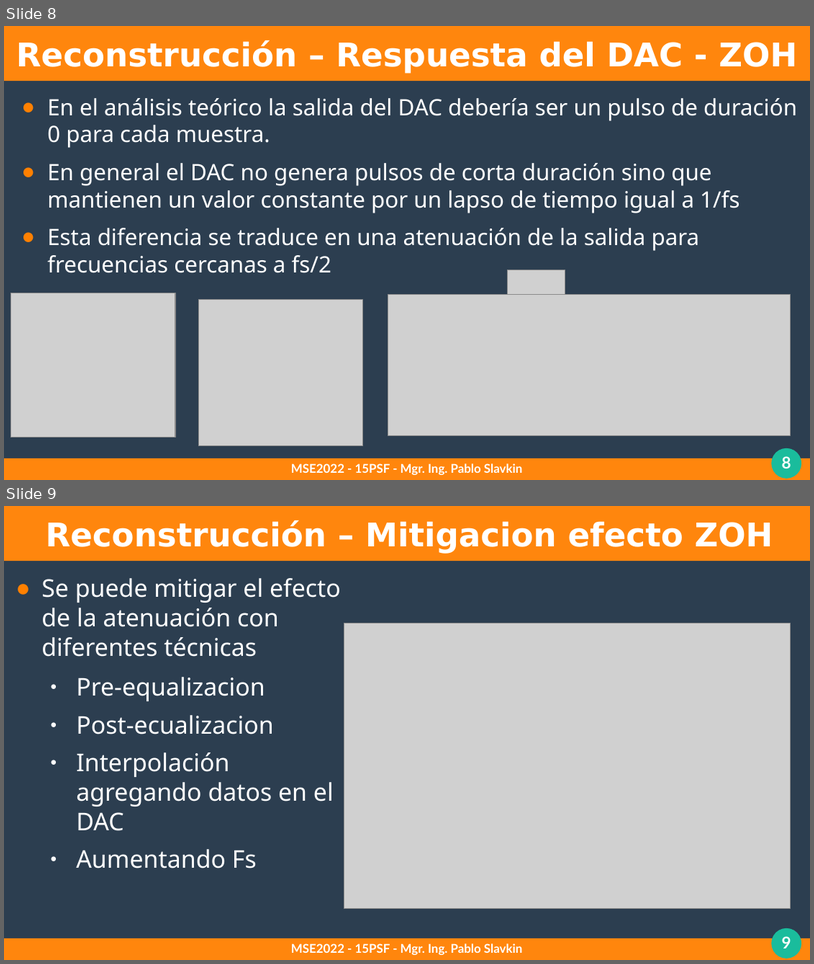
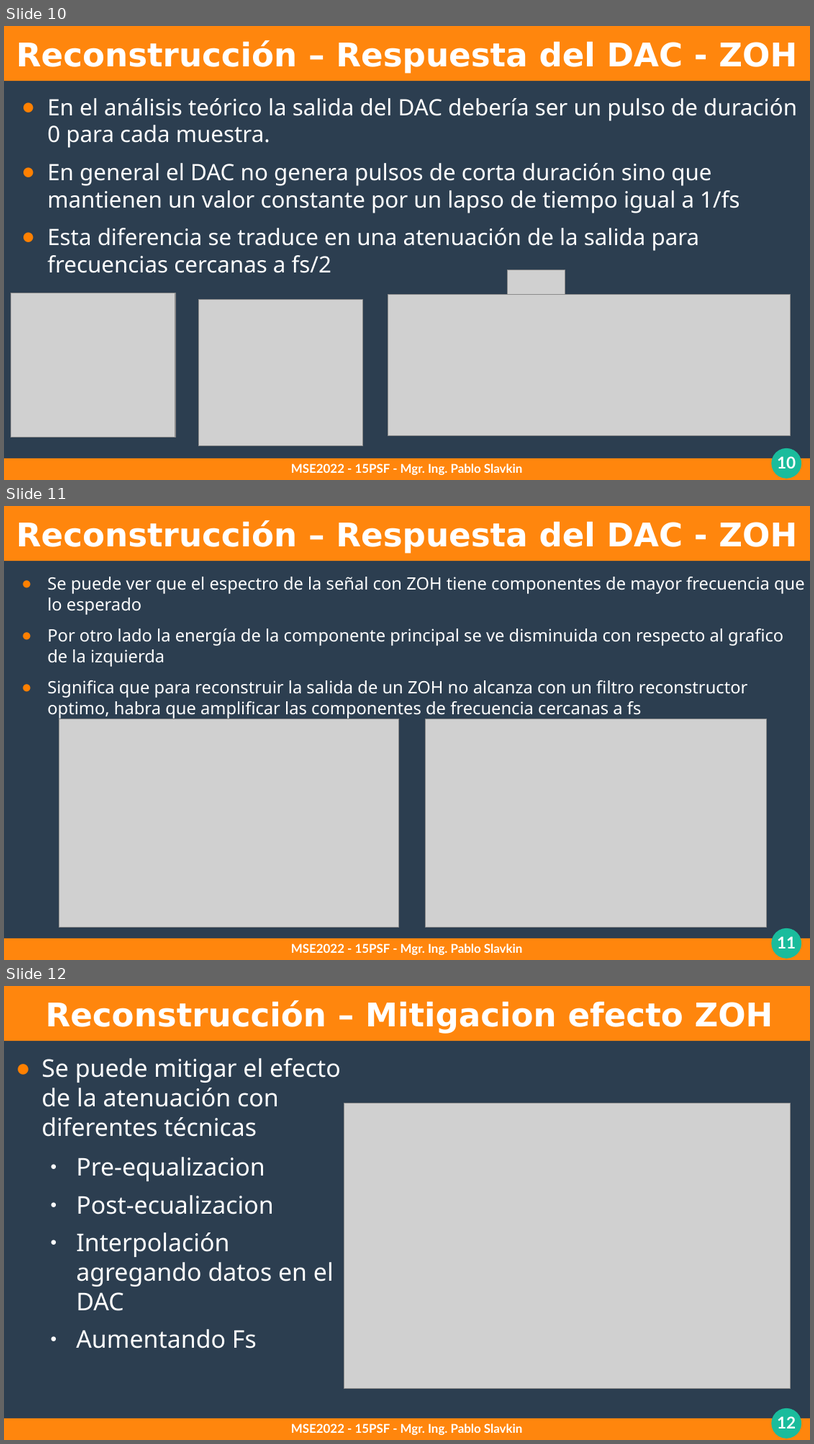
Before and after one commit to pslavkin/psf_2022, a slide deck: clases/2_clase/2_clase.odp. Shown one above the other, each under a label of ours: slides 8 and 9 before the commit, slides 10, 11 and 12 after it. The pictures are 814x964 and 814x1444 pixels, drawn with LibreOffice and Linux fonts; fonts in the diff are those of the drawing; grey boxes stand for pictures. Boxes give left, top, right and bottom in pixels: in the first picture for what was removed or moved away, otherwise in the second. Text is boxed around its words. In the diff, an @@ line names an element or a change of style, - is before the commit and + after.

```diff
--- a/clases/2_clase/2_clase.odp
+++ b/clases/2_clase/2_clase.odp
@@ slide 11 added at (4,506,810,960), background #2C3E50; not listed: 4 template elements that a slide beside it also shows @@
@@ text added at (16,520,797,554), 32 pt, text #FFFFFF, bold @@
+Reconstrucción – Respuesta del DAC - ZOH
@@ text added at (47,577,805,718), 16.8 pt, text #FFFFFF @@
+● Se puede ver que el espectro de la señal con ZOH tiene componentes de mayor frecuencia que lo esperado
+● Por otro lado la energía de la componente principal se ve disminuida con respecto al grafico de la izquierda
+● Significa que para reconstruir la salida de un ZOH no alcanza con un filtro reconstructor optimo, habra que amplificar las componentes de frecuencia cercanas a fs
@@ picture added at (59,718,399,926) @@
@@ picture added at (425,718,766,926) @@
@@ text added at (291,943,523,955), 12 pt, text #FFFFFF, bold @@
+MSE2022 - 15PSF - Mgr. Ing. Pablo Slavkin
@@ what was slide 8 is now slide 10 @@
@@ page number at (777,456,796,468): text changed @@
-8
+10
@@ what was slide 9 is now slide 12 @@
@@ page number at (777,1416,796,1428): text changed @@
-9
+12
```
Also in this commit, not shown: 7 slides changed, 3 other slides added, 18 other files.
